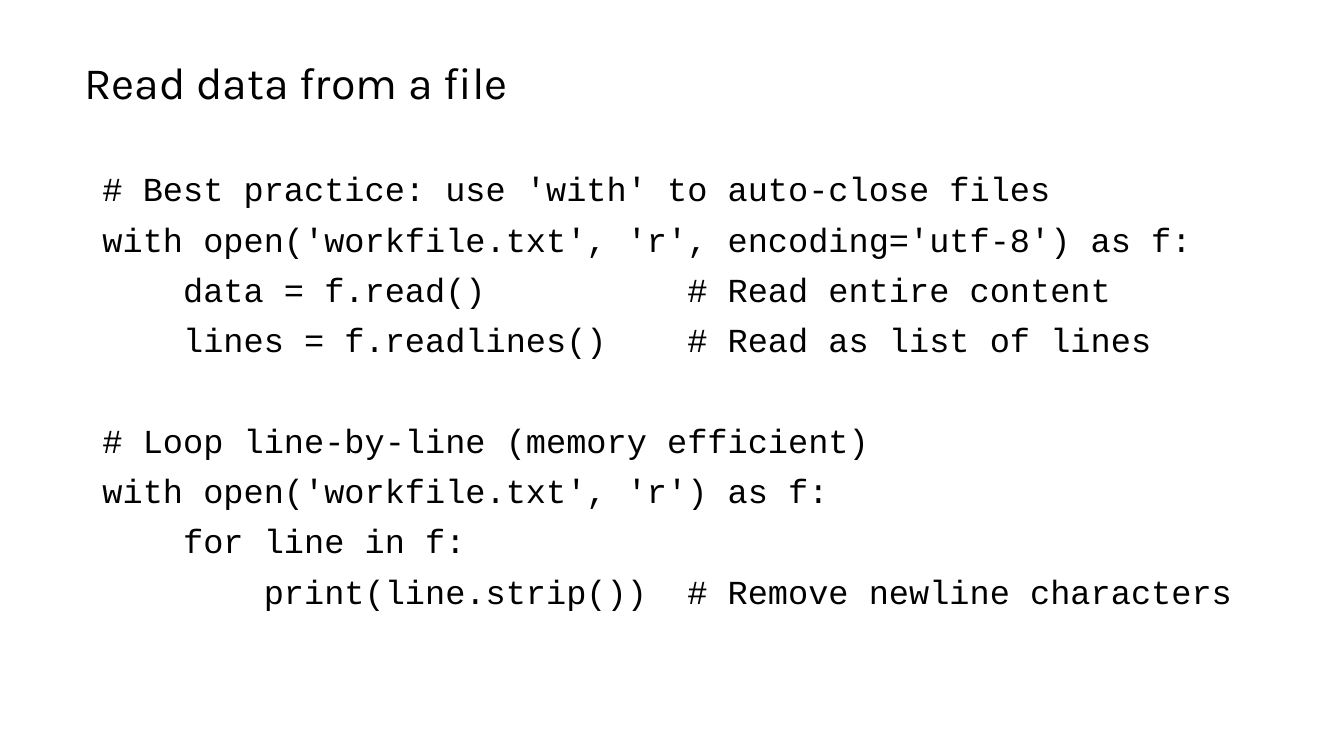
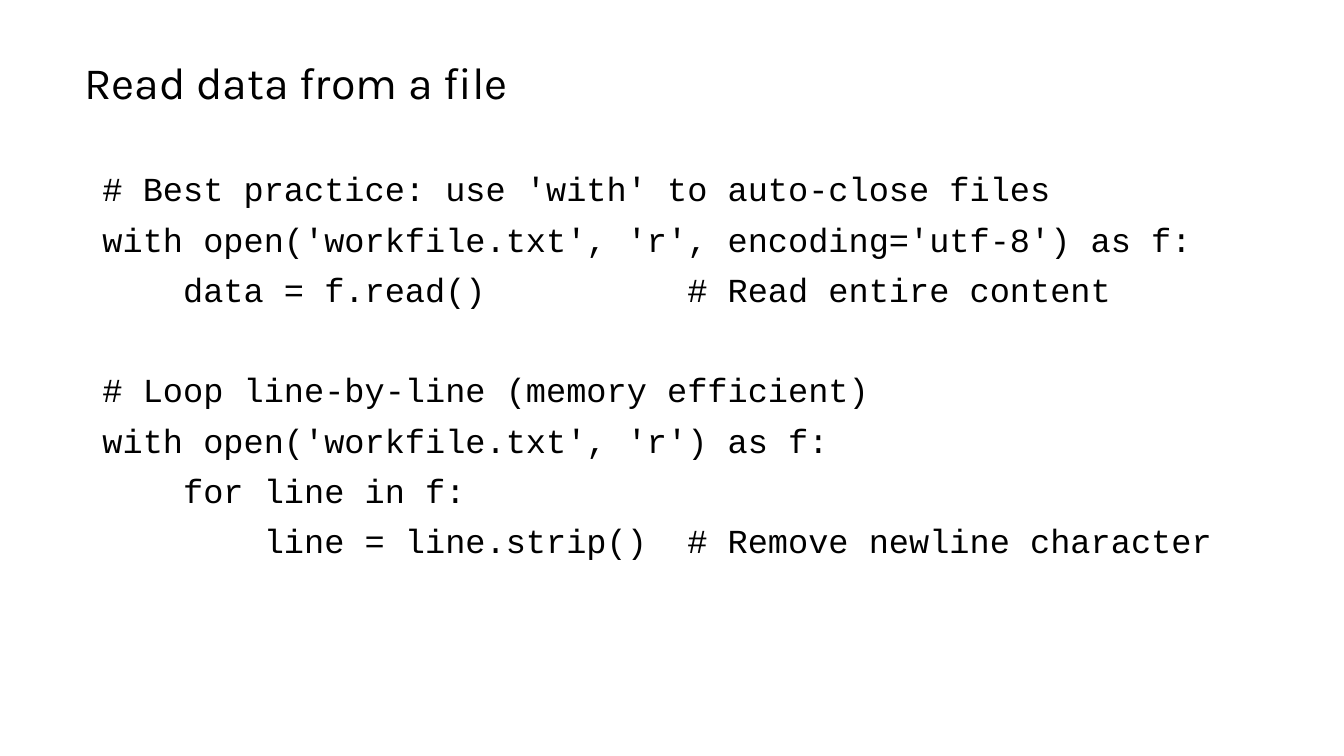
Before and after one commit to liu3zhenlab/teaching, a slide deck: slide 16 of PLPTH813Bioinformatis/2025/1_lecture/lecture16_Python.pptx (slide 15 before the commit). Drawn at 1344x756 pixels with LibreOffice and Linux fonts; fonts in the diff are those of the drawing. Boxes give left, top, right and bottom in pixels: in the first picture for what was removed or moved away, otherwise in the second. Text is boxed around its words. In the diff, an @@ line names an element or a change of style, - is before the commit and + after.

```diff
--- a/PLPTH813Bioinformatis/2025/1_lecture/lecture16_Python.pptx
+++ b/PLPTH813Bioinformatis/2025/1_lecture/lecture16_Python.pptx
@@ text at (183, 328, 1151, 359): paragraph removed @@
-lines = f.readlines() # Read as list of lines
@@ text at (264, 529, 1212, 560): text changed @@
-print(line.strip()) # Remove newline characters
+line = line.strip() # Remove newline character
```
Also in this commit, not shown: 13 other slides changed, 1 slide added.
